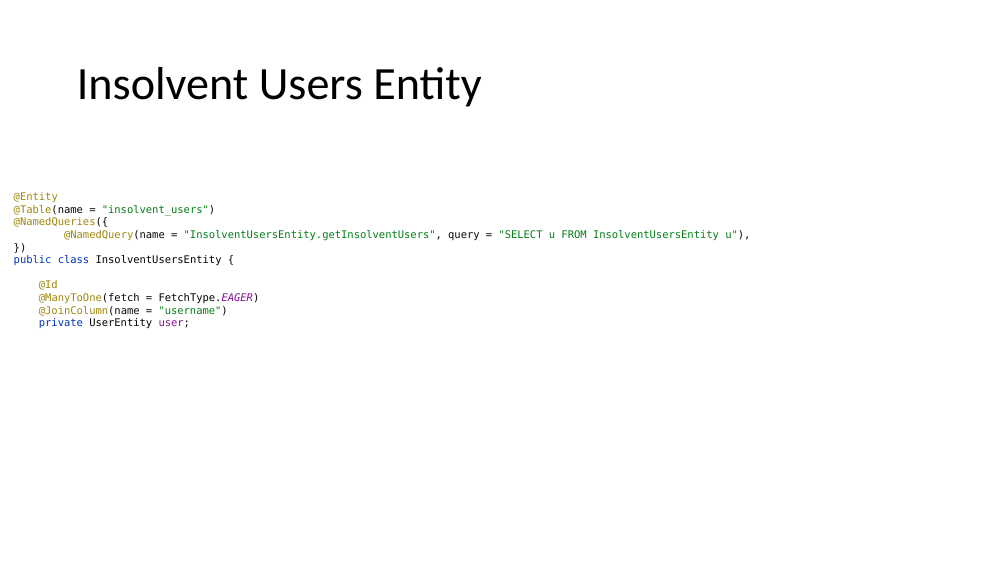
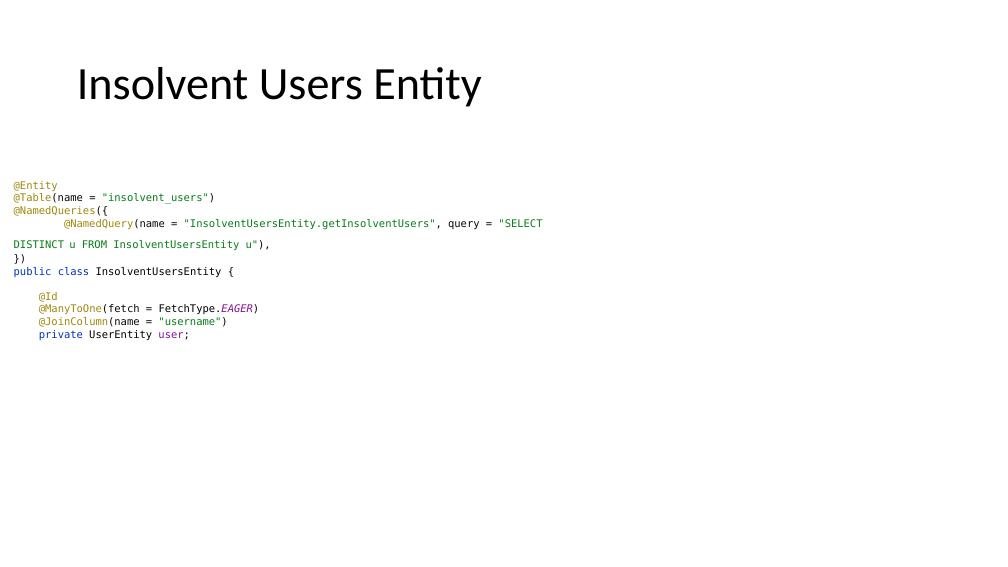
Before and after one commit to priscia99/databases-2-project, a slide deck: slide 42 of Deliverables/Report/Report.pptx. Drawn at 1008x567 pixels with LibreOffice and Linux fonts; fonts in the diff are those of the drawing. Boxes give left, top, right and bottom in pixels: in the first picture for what was removed or moved away, otherwise in the second. Text is boxed around its words. In the diff, an @@ line names an element or a change of style, - is before the commit and + after.

Commit message:
fixed byzantine error on select from db and updated report

```diff
--- a/Deliverables/Report/Report.pptx
+++ b/Deliverables/Report/Report.pptx
@@ text at box(14, 181, 542, 340): text changed @@
-@Entity
-@Table(name = "insolvent_users")
-@NamedQueries({
-@NamedQuery(name = "InsolventUsersEntity.getInsolventUsers", query = "SELECT u FROM InsolventUsersEntity u"),
-})
-public class InsolventUsersEntity {
-@Id
-@ManyToOne(fetch = FetchType.EAGER)
-@JoinColumn(name = "username")
-private UserEntity user;
+@Entity
+@Table(name = "insolvent_users")
+@NamedQueries({
+@NamedQuery(name = "InsolventUsersEntity.getInsolventUsers", query = "SELECT DISTINCT u FROM InsolventUsersEntity u"),
+})
+public class InsolventUsersEntity {
+@Id
+@ManyToOne(fetch = FetchType.EAGER)
+@JoinColumn(name = "username")
+private UserEntity user;
```
Also in this commit, not shown: 2 other slides changed, 4 other files.
